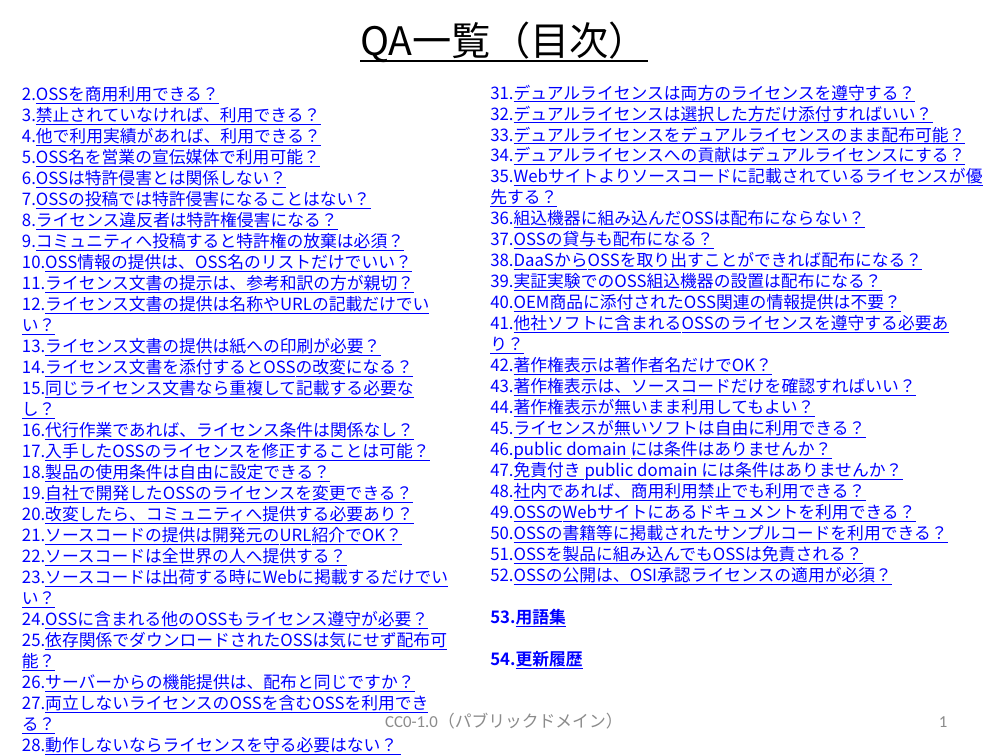
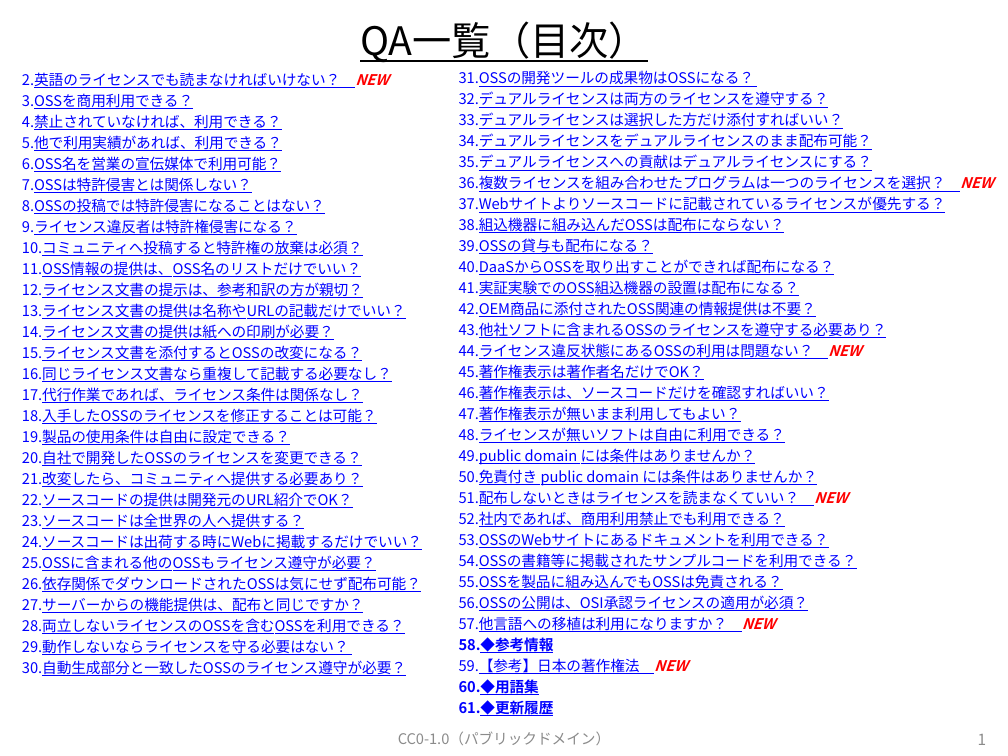
Before and after one commit to OpenChain-Project/OpenChain-JWG, a slide deck: slide 2 of Education_Material/FAQ/OSSライセンス関連でよくある誤解_CC0.pptx. Drawn at 1008x756 pixels with LibreOffice and Linux fonts; fonts in the diff are those of the drawing. Boxes give left, top, right and bottom in pixels: in the first picture for what was removed or moved away, otherwise in the second. Text is boxed around its words. In the diff, an @@ line names an element or a change of style, - is before the commit and + after.

Commit message:
V8に更新します。

```diff
--- a/Education_Material/FAQ/OSSライセンス関連でよくある誤解_CC0.pptx
+++ b/Education_Material/FAQ/OSSライセンス関連でよくある誤解_CC0.pptx
@@ text at [22, 72, 422, 676]: paragraph removed @@
-30. OSSの開発ツールの成果物はOSSになる？
@@ text "英語のライセンスでも読まなければいけない？ NEW": place and size @@
-text "英語のライセンスでも読まなければいけない？ NEW" at [22, 86, 448, 755]
+text "英語のライセンスでも読まなければいけない？ NEW" at [22, 72, 422, 676]
@@ text at [22, 72, 388, 88]: paragraph added @@
+2. 英語のライセンスでも読まなければいけない？ NEW
@@ text "OSSの開発ツールの成果物はOSSになる？": place and size @@
-text "OSSの開発ツールの成果物はOSSになる？" at [490, 85, 965, 669]
+text "OSSの開発ツールの成果物はOSSになる？" at [459, 70, 993, 716]
@@ text at [459, 70, 755, 87]: paragraph added @@
+31. OSSの開発ツールの成果物はOSSになる？
@@ text at [22, 93, 422, 676]: size 12 to 10.5 pt @@
@@ text at [459, 91, 946, 611]: size 12 to 10.5 pt in "デュアルライセンスは両方のライセンスを遵守する？", "デュアルライセンスは選択した方だけ添付すればいい？", "デュアルライセンスをデュアルライセンスのまま配布可能？", "デュアルライセンスへの貢献はデュアルライセンスにする？" and 18 more places @@
@@ text at [459, 175, 993, 192]: paragraph added @@
+36. 複数ライセンスを組み合わせたプログラムは一つのライセンスを選択？ NEW
@@ text at [459, 343, 861, 359]: paragraph added @@
+44. ライセンス違反状態にあるOSSの利用は問題ない？ NEW
@@ text at [459, 490, 847, 506]: paragraph added @@
+51. 配布しないときはライセンスを読まなくていい？ NEW
@@ text at [459, 616, 775, 716]: text changed; size 12 to 10.5 pt; bold off @@
-53. 用語集
-54. 更新履歴
+57. 他言語への移植は利用になりますか？ NEW
+58. ◆参考情報
+59. 【参考】日本の著作権法 NEW
+60. ◆用語集
+61. ◆更新履歴
@@ text "CC0-1.0（パブリックドメイン）": place and size @@
-text "CC0-1.0（パブリックドメイン）" at [385, 714, 622, 729]
+text "CC0-1.0（パブリックドメイン）" at [398, 731, 610, 745]
@@ text "CC0-1.0（パブリックドメイン）" at [398, 731, 610, 745]: size 12 to 10.5 pt, font Calibri to Noto Sans CJK JP @@
@@ page number: place and size @@
-page number at [939, 716, 947, 727]
+page number at [978, 734, 987, 745]
@@ page number at [978, 734, 987, 745]: size 12 to 11 pt, font Calibri to Noto Sans CJK JP @@
```
Also in this commit, not shown: 2 other slides changed, 8 slides added.
